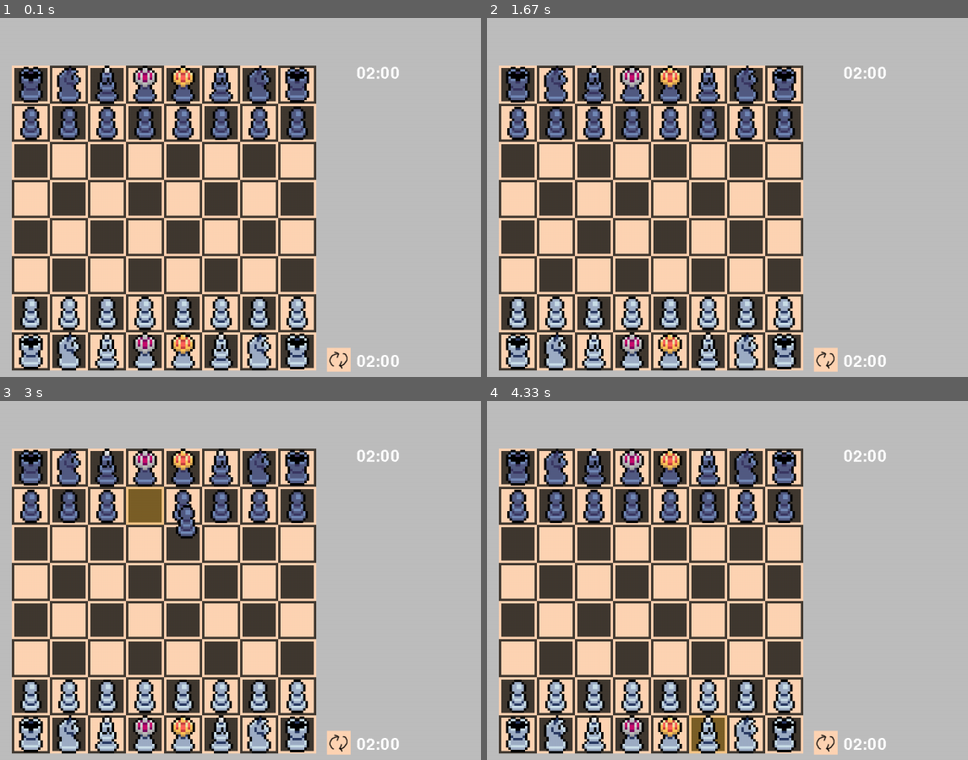
Above: before the commit, frames 1-4 (two rows, left to right).
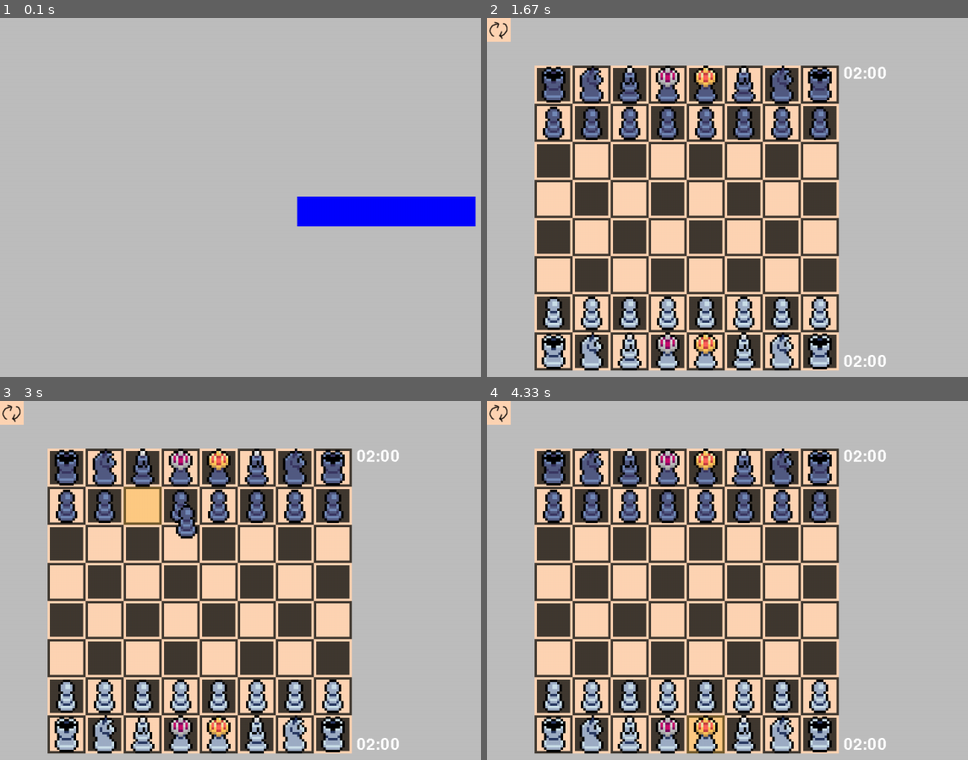
Above: after the commit, the same moments.

Repository: hristokn/Python-Chess
Game: pygame game, started from main.py
Same seed, same stepped clock (60 frames per second), same inputs: the game is played once before the commit and once after it.
Inputs (mouse positions are in pixels of both pictures, inside the frame that each line leads up to):
- Up to frame 1 (0.1 s): no input
- Up to frame 2 (1.67 s): click (866, 208) at 0.38 s; click (631, 298) at 0.72 s; click (592, 197) at 1.05 s
- Up to frame 3 (3 s): click (259, 465) at 1.88 s; press the mouse at (259, 465) at 2.2 s; move the mouse to (399, 494) at 2.3 s; release the mouse at (outside the picture) at 2.43 s; click (158, 515) at 2.55 s; press the mouse at (158, 515) at 2.87 s; move the mouse to (187, 519) at 2.97 s
- Up to frame 4 (4.33 s): release the mouse at (698, 523) at 3.1 s; press the mouse at (645, 515) at 3.2 s; move the mouse to (640, 623) at 3.3 s; release the mouse at (636, 731) at 3.43 s; click (746, 465) at 3.55 s; press the mouse at (746, 465) at 3.87 s; move the mouse to (924, 576) at 3.97 s; release the mouse at (outside the picture) at 4.1 s; click (689, 720) at 4.22 s

The runs differ from the first frame. In frame 1, 57% of the frame differs, in the area x 2-99%, y 13-99%; in frame 2, 49%; in frame 3, 49%; in frame 4, 49%.

Commit message:
changes to drawing, added screens, added main screen and chess game screen

Diff:
--- /dev/null
+++ b/chess_screen.py
@@ -0,0 +1,56 @@
+from drawing import ImageLibrary
+from mouse import Mouse
+from screen import Screen
+from chess.chess import ChessBoard, Color
+from board_controller import BoardController
+from view import Button
+from timer import TimerBox
+from taken_pieces_display import TakenPiecesDisplay
+from custom_events import EventAnnouncer
+
+
+class ChessScreen(Screen):
+    def __init__(self, mouse: Mouse, image_library: ImageLibrary, event_announcer: EventAnnouncer, color: Color):
+        super().__init__(mouse, image_library, event_announcer)
+        game = ChessBoard(color)
+        game.start()
+        self.board_controller = BoardController(game, self.image_library, color, 80, 80)
+        self.board_controller.setup(self.mouse)
+        self.add_element(self.board_controller)
+
+        self.rotate_button = Button(0, 0, 1, self.image_library, 'button_rotate', 'button_rotate_pressed', self.rotate)
+        self.add_element(self.rotate_button)
+        self.mouse.register_button_observer(self.rotate_button)
+
+        self.taken_white_pieces_display = TakenPiecesDisplay(20, 20, 1, self.image_library, '', game, Color.BLACK)
+        self.add_element(self.taken_white_pieces_display)
+        self.event_announcer.register_observer(self.taken_white_pieces_display)
+
+        self.taken_black_pieces_display = TakenPiecesDisplay(20, 594, 1, self.image_library, '', game, Color.WHITE)
+        self.add_element(self.taken_black_pieces_display)
+        self.event_announcer.register_observer(self.taken_black_pieces_display)
+
+        self.black_timer = TimerBox(600,80,1,self.image_library, '', 120, Color.BLACK)
+        self.add_element(self.black_timer)
+        self.event_announcer.register_observer(self.black_timer)
+
+        self.white_timer = TimerBox(600,564,1,self.image_library, '', 120, Color.WHITE)
+        self.add_element(self.white_timer)
+        self.event_announcer.register_observer(self.white_timer)
+
+    def rotate(self):
+        self.board_controller.rotate()
+
+        white_x = self.taken_white_pieces_display.draw_x1
+        white_y = self.taken_white_pieces_display.draw_y1
+        black_x = self.taken_black_pieces_display.draw_x1
+        black_y = self.taken_black_pieces_display.draw_y1
+        self.taken_black_pieces_display.move(white_x, white_y)
+        self.taken_white_pieces_display.move(black_x, black_y)
+
+        white_x = self.white_timer.draw_x1
+        white_y = self.white_timer.draw_y1
+        black_x = self.black_timer.draw_x1
+        black_y = self.black_timer.draw_y1
+        self.black_timer.move(white_x, white_y)
+        self.white_timer.move(black_x, black_y)
--- a/drawing.py
+++ b/drawing.py
@@ -60,15 +60,22 @@
         return item in self.images
 
 class Drawable(ABC):
-    def __init__(self, x1, y1, image_library: ImageLibrary, image: str):
+    def __init__(self, x1, y1, image_library: ImageLibrary, image: str | Surface):
         self.draw_x1 = x1
         self.draw_y1 = y1
         self.image_library: ImageLibrary = image_library
         self.image = image
 
+    def move(self, x, y):
+        self.draw_x1 = x
+        self.draw_y1 = y
+
     def draw(self, surface: Surface):
         try:
-            surface.blit(self.image_library[self.image], (self.draw_x1, self.draw_y1))
+            if(issubclass(self.image.__class__, Surface)):
+                surface.blit(self.image, (self.draw_x1, self.draw_y1))
+            else:
+                surface.blit(self.image_library[self.image], (self.draw_x1, self.draw_y1))
         except KeyError:
             pass
 
--- a/game.py
+++ b/game.py
@@ -4,23 +4,22 @@
 from chess.chess import ChessBoard
 from chess.enums import Color
 from drawing import ImageLibrary, IMAGES
-from view import Button
-from custom_events import CustomEvent
-from taken_pieces_display import TakenPiecesDisplay
-from timer import TimerBox
 from custom_events import EventAnnouncer
-
+from main_menu import MainMenu
+from chess_screen import ChessScreen
+from screen import Screen
 
 class Game:
     def __init__(self, width: int, height: int, framerate: int = 30):
         pygame.init()
-        self.screen = pygame.display.set_mode((width, height))
+        self.display = pygame.display.set_mode((width, height))
         self.clock = pygame.time.Clock()
         self.timestep = 1000 / framerate
         self.running = False
         self.objects = []
         self.mouse = Mouse()
         self.image_library = ImageLibrary(self._get_images())
+        self.screen: Screen = None
         self.event_announcer = EventAnnouncer()
         self.event_announcer.register_observer(self.mouse)
 
@@ -47,11 +46,11 @@
              obj.update()
 
     def draw(self):
-        self.screen.fill("gray")
+        self.display.fill("gray")
 
         for obj in self.objects:
             try:
-                obj.draw(self.screen)
+                obj.draw(self.display)
             except AttributeError:
                 pass
         pygame.display.flip()
@@ -69,6 +68,12 @@
     def handle_click(self, click: pygame.event):
         self.mouse.process_mouse_event(click)
 
+    def open_screen(self, screen:Screen):
+        if self.screen != None:
+            self.remove_object(self.screen)
+        self.screen = screen
+        self.add_object(screen)
+
 
 class ChessGame(Game):
     def __init__(self, width: int, height: int, framerate: int = 30):
@@ -78,29 +83,13 @@
         self.color = Color.WHITE
 
     def run(self):
-        game = ChessBoard(Color.WHITE)
-        game.start()
-        self.board_controller = BoardController(game, self.image_library, self.color, self.board_x, self.board_y)
-        self.board_controller.setup(self.mouse)
-        self.add_object(self.board_controller)
+        main_menu = MainMenu(self.mouse, self.image_library, [self.start_chess_game], self.event_announcer)
 
-        button = Button(550, 554, 1, self.image_library, 'button_rotate', 'button_rotate_pressed', self.board_controller.rotate)
-        self.add_object(button)
-        self.mouse.register_button_observer(button)
-
-        taken_white_pieces_display = TakenPiecesDisplay(20, 20, 1, self.image_library, '', game, Color.BLACK)
-        self.add_object(taken_white_pieces_display)
-
-        taken_black_pieces_display = TakenPiecesDisplay(20, 594, 1, self.image_library, '', game, Color.WHITE)
-        self.add_object(taken_black_pieces_display)
-
-        timer = TimerBox(600,80,1,self.image_library, '', 120, Color.BLACK)
-        self.add_object(timer)
-
-        timer = TimerBox(600,564,1,self.image_library, '', 120, Color.WHITE)
-        self.add_object(timer)
+        self.open_screen(main_menu)
         super().run()
 
+    def start_chess_game(self):
+        self.open_screen(ChessScreen(self.mouse, self.image_library, self.event_announcer, self.color))
 
     def _get_images(self):
         return IMAGES
--- /dev/null
+++ b/main_menu.py
@@ -0,0 +1,24 @@
+from screen import Screen
+from view import View
+from view import Button
+from pygame.display import get_surface
+from custom_events import EventAnnouncer
+import pygame
+
+class MainMenu(Screen):
+    def __init__(self, mouse, image_library, button_func: list, event_announcer: EventAnnouncer):
+        super().__init__(mouse, image_library, event_announcer)
+        background_surface = pygame.Surface(get_surface().get_size())
+        background_surface.fill('gray')
+        background = View(0,0,-10,self.image_library,background_surface)
+        self.add_element(background)
+
+
+        button_up = pygame.Surface((300,50))
+        button_up.fill('blue')
+        button_down = pygame.Surface((300,50))
+        button_down.fill('green')
+
+        button = Button(500,300,1,self.image_library, button_up, button_down, button_func[0])
+        self.add_element(button)
+        self.mouse.register_button_observer(button)
--- a/mouse.py
+++ b/mouse.py
@@ -1,4 +1,3 @@
-from abc import ABC, abstractmethod
 from pygame.event import Event
 from custom_events import EventObserver
 from pygame.locals import MOUSEBUTTONDOWN, MOUSEBUTTONUP, MOUSEMOTION
@@ -6,7 +5,7 @@
 LEFTMOUSEBUTTON = 1
 RIGHTMOUSEBUTTON = 2
 
-class Clickable(ABC):
+class Clickable:
     def __init__(self, x1, y1, x2, y2, priority):
         self.x1 = x1
         self.y1 = y1
@@ -21,7 +20,6 @@
     def collides(self, x, y):
         return not (x <= self.x1 or x >= self.x2 or y <= self.y1 or y >= self.y2)
 
-    @abstractmethod
     def recieve_click(self, event: Event) -> bool:
         x,y = event.pos
         if self.collides(x,y):
@@ -36,7 +34,6 @@
 
         return False
 
-    @abstractmethod
     def recieve_mouse_motion(self, event: Event):
         pass
 
@@ -45,6 +42,15 @@
         self.right_buttop_up = False
         self.left_buttop_down = False
         self.right_buttop_down = False
+
+    def move(self, x, y):
+        width = self.x2 - self.x1
+        height = self.y2 - self.y1
+        self.x1 = x
+        self.x2 = x + width
+        self.y1 = y
+        self.y2 = y + height
+
 
 class Mouse(EventObserver):
     def __init__(self) -> None:
--- /dev/null
+++ b/screen.py
@@ -0,0 +1,28 @@
+from pygame.event import Event
+from custom_events import EventAnnouncer
+from view import View, Button
+from drawing import ImageLibrary
+from mouse import Mouse
+
+class Screen:
+    def __init__(self, mouse:Mouse, image_library: ImageLibrary, event_announcer: EventAnnouncer):
+        self.image_library = image_library
+        self.mouse = mouse
+        self.event_announcer = event_announcer
+        self.elements = []
+        self.priority = 0
+
+    def add_element(self, element):
+        self.elements.append(element)
+        self.elements.sort(key=lambda e: e.priority, reverse=True)
+
+    def remove_element(self, element):
+        self.elements.remove(element)
+
+    def update(self):
+        for element in self.elements:
+            element.update()
+
+    def draw(self, surface):
+        for element in reversed(self.elements):
+            element.draw(surface)
--- a/view.py
+++ b/view.py
@@ -8,7 +8,10 @@
         x2 = x1
         y2 = y1
         try:
-            _x2, _y2 = img_lib[img].get_size()
+            if(issubclass(img.__class__, Surface)):
+                _x2, _y2 = img.get_size()
+            else:
+                _x2, _y2 = img_lib[img].get_size()
             x2 += _x2
             y2 += _y2
         except KeyError:
@@ -19,6 +22,9 @@
     def update(self):
         pass
 
+    def move(self, x, y):
+        Clickable.move(self, x, y)
+        Drawable.move(self, x, y)
 
 
 class Button(View):
